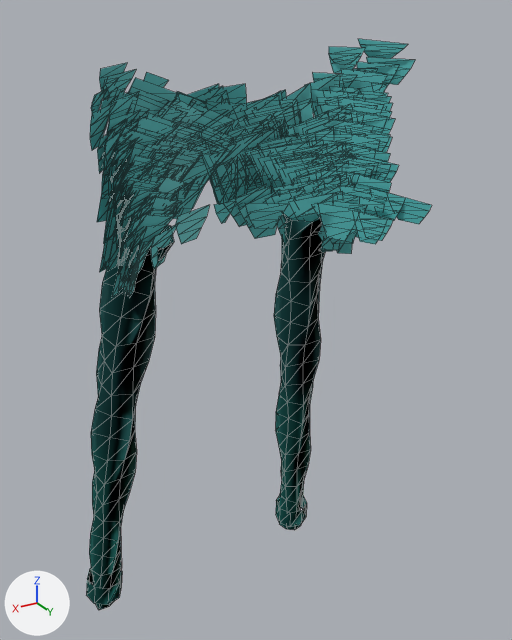
Before and after pictures for a commit that changed the glTF model assets/giant/parts/Beard_braided_moustache.glb.
The view is the same before and after, from a 50 mm lens placed at (0.213, 0.102, 3.403), pointed at (-0.02, -0.287, 3.208). Every picture has the same lights, and +X, +Y and +Z are marked at lower left. The first picture is the older version. Mesh edges are drawn as thin lines. Vertices at exactly the same position are counted once.

The older version as bpy lines, for what is in view:
```python
me_beard_braided_moustache = bpy.data.meshes.new('Beard_braided_moustache')
me_beard_braided_moustache.from_pydata(...)  # 3044 vertices, 2548 faces; spans x -0.106..0.105, y -0.355..-0.208, z 2.962..3.389
me_beard_braided_moustache.materials.append(mat_defaultmaterial)
ob_beard_braided_moustache = bpy.data.objects.new('Beard_braided_moustache', me_beard_braided_moustache)
ob_beard_braided_moustache.location = (0.0, 0.0, 0.0)
```
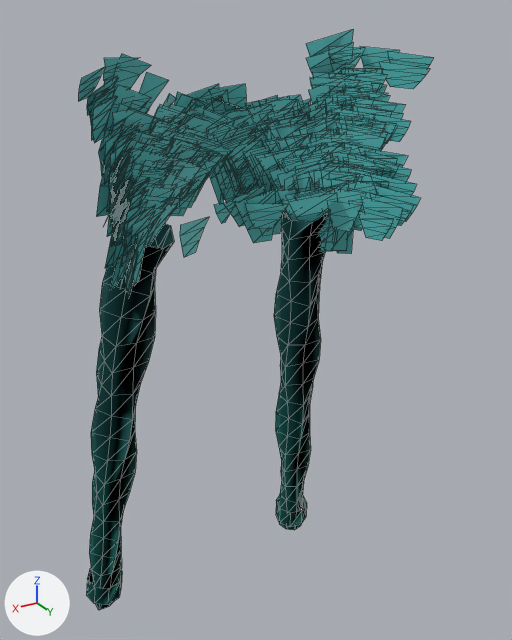
Changed parts and their boxes (x1, y1, x2, y2) in the pictures (512 x 640 px; the box of a moved part takes in the faces that stretch with it):
'Beard_braided_moustache', reshaped: before (86, 39, 432, 610); after (78, 29, 433, 610)
part 1 of me_beard_braided_moustache, moved or reshaped: before (113, 158, 128, 200); after (374, 115, 411, 142)
part 2 of me_beard_braided_moustache, moved or reshaped: before (116, 183, 134, 232); after (118, 178, 147, 202)
part 3 of me_beard_braided_moustache, moved or reshaped: before (90, 102, 116, 150); after (120, 247, 132, 288)
part 4 of me_beard_braided_moustache, moved or reshaped (mostly hidden): before (336, 167, 351, 172); after (332, 153, 361, 162)
part 5 of me_beard_braided_moustache, moved or reshaped: before (103, 165, 159, 249); after (112, 183, 164, 266)
part 6 of me_beard_braided_moustache, moved or reshaped: before (205, 127, 232, 187); after (264, 112, 308, 122)
part 7 of me_beard_braided_moustache, moved or reshaped (not visible before): after (111, 175, 131, 222)
part 8 of me_beard_braided_moustache, moved or reshaped: before (131, 243, 144, 286); after (347, 79, 380, 93)
part 9 of me_beard_braided_moustache, moved or reshaped (mostly hidden): before (252, 102, 293, 114); after (329, 174, 361, 182)
part 10 of me_beard_braided_moustache, moved or reshaped: before (125, 236, 137, 282); after (124, 202, 145, 231)
part 11 of me_beard_braided_moustache, moved or reshaped: before (355, 212, 387, 244); after (358, 211, 393, 241)
part 12 of me_beard_braided_moustache, moved or reshaped (mostly hidden afterwards): before (318, 203, 360, 241); after (352, 106, 392, 112)
part 13 of me_beard_braided_moustache, moved or reshaped (mostly hidden afterwards): before (113, 167, 131, 217); after (333, 162, 358, 168)
part 14 of me_beard_braided_moustache, moved or reshaped: before (338, 98, 383, 114); after (343, 69, 387, 85)
part 15 of me_beard_braided_moustache, moved or reshaped: before (99, 63, 432, 298); after (87, 47, 430, 292)

Diff of the bpy script that builds the scene:
```diff
--- a/assets/giant/parts/Beard_braided_moustache.glb.py
+++ b/assets/giant/parts/Beard_braided_moustache.glb.py
@@ me_beard_braided_moustache @@
-me_beard_braided_moustache.from_pydata(...)  # 3044 vertices, 2548 faces; spans x -0.106..0.105, y -0.355..-0.208, z 2.962..3.389
+me_beard_braided_moustache.from_pydata(...)  # 3044 vertices, 2548 faces; spans x -0.112..0.105, y -0.355..-0.212, z 2.962..3.395
+# me_beard_braided_moustache part 1: the loose piece of 8 vertices spanning x 0.075..0.092, y -0.26..-0.235, z 3.314..3.334 is multiplied about its middle by the matrix ((-0.32, 0.783, 0.019), (-0.755, -0.314, 0.217), (0.208, 0.065, 0.817)), then moved by (-0.175, 0.003, 0.013)
+# me_beard_braided_moustache part 2: the loose piece of 8 vertices spanning x 0.072..0.09, y -0.263..-0.239, z 3.296..3.32 is multiplied about its middle by the matrix ((1.071, 0.361, -0.001), (-0.36, 1.069, -0.058), (-0.017, 0.055, 1.129)), then moved by (-0.008, -0.011, -0.002)
+# me_beard_braided_moustache part 3: the loose piece of 8 vertices spanning x 0.08..0.1, y -0.261..-0.237, z 3.34..3.362 is multiplied about its middle by the matrix ((0.751, -0.203, -0.001), (0.203, 0.751, 0.02), (-0.004, -0.02, 0.778)), then moved by (0.002, 0.026, -0.067)
+# me_beard_braided_moustache part 4: the loose piece of 8 vertices spanning x -0.082..-0.062, y -0.27..-0.252, z 3.287..3.314 is scaled about its middle by (0.894, 0.862, 0.945), then moved by (-0.002, -0.001, 0.009)
+# me_beard_braided_moustache part 5: the loose piece of 8 vertices spanning x 0.051..0.087, y -0.289..-0.263, z 3.272..3.328 is multiplied about its middle by the matrix ((0.917, -0.068, 0.0), (0.068, 0.917, 0.021), (-0.001, -0.021, 0.92)), then moved by (-0.004, 0.0, -0.008)
+# me_beard_braided_moustache part 6: the loose piece of 8 vertices spanning x -0.017..0.009, y -0.316..-0.299, z 3.297..3.34 is multiplied about its middle by the matrix ((1.016, 0.744, -0.036), (-0.725, 1.003, 0.237), (0.169, -0.17, 1.237)), then moved by (-0.043, 0.017, 0.006)
+# me_beard_braided_moustache part 7: the loose piece of 8 vertices spanning x 0.055..0.08, y -0.276..-0.258, z 3.298..3.325 is multiplied about its middle by the matrix ((0.833, -0.374, -0.074), (0.38, 0.829, 0.088), (0.031, -0.111, 0.909)), then moved by (0.015, 0.015, 0.001)
+# me_beard_braided_moustache part 8: the loose piece of 8 vertices spanning x 0.071..0.085, y -0.255..-0.234, z 3.266..3.287 is multiplied about its middle by the matrix ((-0.131, 0.89, -0.047), (-0.873, -0.119, 0.19), (0.181, 0.073, 0.88)), then moved by (-0.159, -0.017, 0.081)
+# me_beard_braided_moustache part 9: the loose piece of 8 vertices spanning x -0.053..-0.02, y -0.3..-0.276, z 3.315..3.354 is multiplied about its middle by the matrix ((0.801, 0.017, -0.317), (-0.033, 0.86, -0.038), (0.316, 0.048, 0.801)), then moved by (-0.034, 0.026, -0.042)
+# me_beard_braided_moustache part 10: the loose piece of 8 vertices spanning x 0.075..0.088, y -0.254..-0.234, z 3.269..3.293 is multiplied about its middle by the matrix ((0.982, 0.341, -0.025), (-0.341, 0.982, -0.001), (0.023, 0.009, 1.04)), then moved by (-0.008, -0.015, 0.014)
+# me_beard_braided_moustache part 11: the loose piece of 8 vertices spanning x -0.086..-0.072, y -0.253..-0.232, z 3.264..3.286 is scaled about its middle by (0.971, 1.01, 0.85), then moved by (-0.002, 0.004, 0.002)
+# me_beard_braided_moustache part 12: the loose piece of 8 vertices spanning x -0.075..-0.055, y -0.269..-0.247, z 3.264..3.29 is scaled about its middle by (0.838, 0.953, 0.776), then moved by (-0.019, 0.005, 0.063)
+# me_beard_braided_moustache part 13: the loose piece of 8 vertices spanning x 0.07..0.087, y -0.267..-0.244, z 3.303..3.329 is multiplied about its middle by the matrix ((-0.017, 1.07, -0.142), (-1.076, -0.005, 0.096), (0.095, 0.143, 1.066)), then moved by (-0.149, -0.007, -0.013)
+# me_beard_braided_moustache part 14: the loose piece of 8 vertices spanning x -0.089..-0.069, y -0.27..-0.247, z 3.332..3.355 is multiplied about its middle by the matrix ((0.968, -0.104, 0.028), (0.104, 0.968, 0.023), (-0.03, -0.02, 0.973)), then moved by (-0.002, -0.001, 0.018)
+# me_beard_braided_moustache part 15: 2288 of 3044 vertices moved; they spanned x -0.106..0.098, y -0.338..-0.208, z 3.242..3.389 and now span x -0.112..0.103, y -0.338..-0.215, z 3.247..3.395; mean shift (-0.001, 0.001, 0.005); largest move (-0.101, -0.258, 3.378) -> (0.07, -0.288, 3.283)
 me_beard_braided_moustache.materials.append(mat_defaultmaterial)
```
